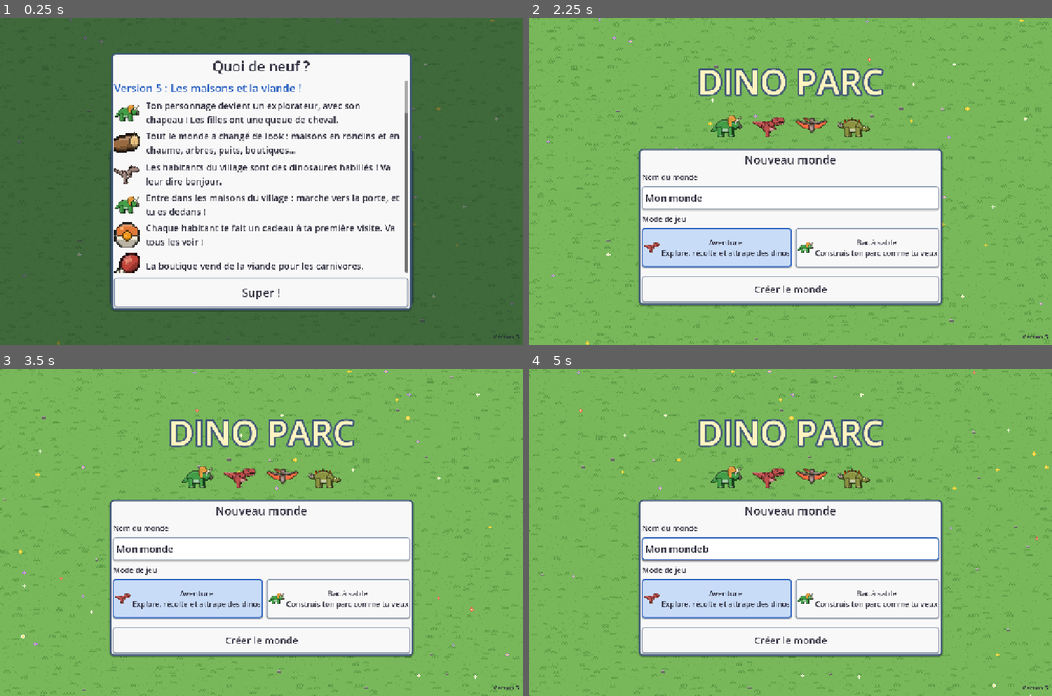
Above: before the commit, frames 1-4 (two rows, left to right).
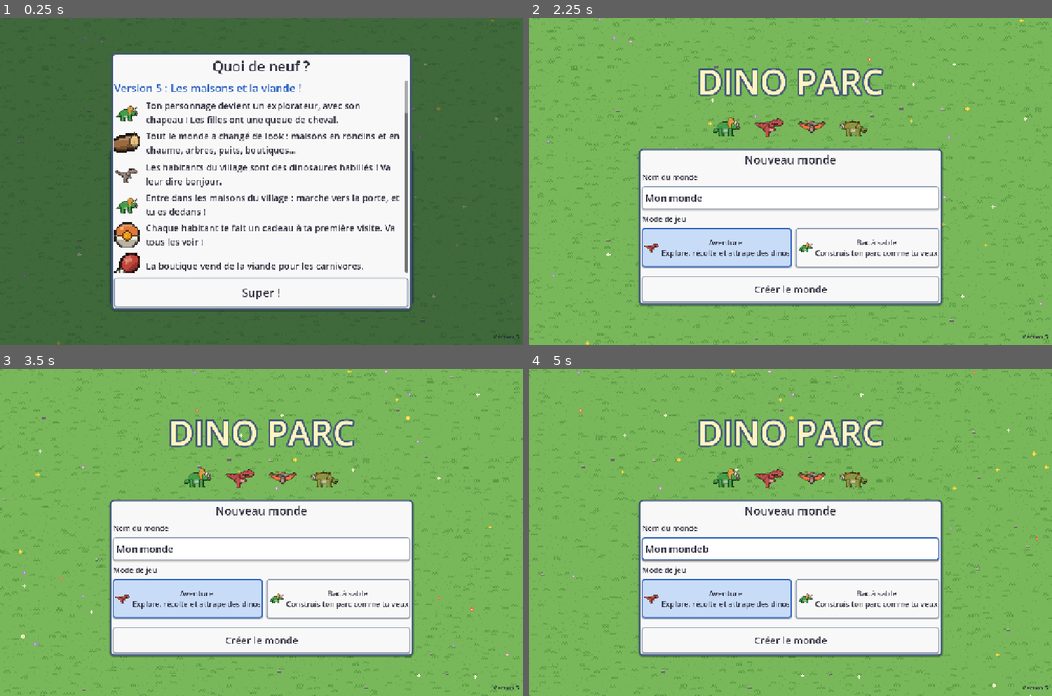
Above: after the commit, the same moments.

Repository: kevindjf/dino-parc
Game: Godot game, scene res://main.tscn
Same seed, same stepped clock (60 frames per second), same inputs: the game is played once before the commit and once after it.
Inputs (mouse positions are in pixels of both pictures, inside the frame that each line leads up to):
- Up to frame 1 (0.25 s): no input
- Up to frame 2 (2.25 s): click "Aventure Explore, récolte et …" at 0.5 s; click "Bac à sable Construis ton par…" at 1.25 s; click "Créer le monde" at 2 s
- Up to frame 3 (3.5 s): tap Enter at 2.75 s; move the mouse to (376, 516) at 2.77 s; hold Right from 2.78 s (still down); tap I at 2.85 s; click (376, 516) at 2.92 s; tap Space at 3.02, 3.32 s
- Up to frame 4 (5 s): release Right at 3.5 s; drag from (685, 548) to (764, 597) at 3.52 s; move the mouse to (842, 460) at 4.27 s; hold Right from 4.28 s (still down); tap B at 4.35 s

The runs differ from the first frame. In frame 1, 0.3% of the frame differs, in the area x 21-27%, y 26-60%; in frame 2, 0.7%; in frame 3, 0.7%; in frame 4, 0.7%, in the area x 22-66%, y 29-72%.

Commit message:
fix: leave room around dinosaur drawings so heads, tails and wings are never cut
Co-Authored-By: Claude Opus 5.5 (1M context) <noreply@anthropic.com>

Diff:
--- a/scripts/dino_hand.gd
+++ b/scripts/dino_hand.gd
@@ -21,7 +21,7 @@
 	"ankylosaurus": {"plan": "quad", "k": 0.9},
 	"trex": {"plan": "theropod", "k": 1.0},
 	"carnotaurus": {"plan": "theropod", "k": 0.78},
-	"dilophosaurus": {"plan": "theropod", "k": 0.62},
+	"dilophosaurus": {"plan": "theropod", "k": 0.62, "top": 4},
 	"yutyrannus": {"plan": "theropod", "k": 0.84},
 	"spinosaurus": {"plan": "theropod", "k": 1.08, "top": 14},
 	"velociraptor": {"plan": "small", "k": 1.0, "head": "raptor"},
@@ -29,7 +29,7 @@
 	"gallimimus": {"plan": "small", "k": 1.12, "head": "beak", "neck": 6, "top": 6},
 	"parasaurolophus": {"plan": "small", "k": 1.45, "head": "duck", "top": 5},
 	"diplodocus": {"plan": "sauropod", "k": 1.0},
-	"brachiosaurus": {"plan": "sauropod", "k": 1.0, "tall": true},
+	"brachiosaurus": {"plan": "sauropod", "k": 1.0, "tall": true, "top": 4},
 	"pteranodon": {"plan": "flyer", "k": 1.0, "crest": "long"},
 	"quetzalcoatlus": {"plan": "flyer", "k": 1.35, "crest": "short"},
 	"dimorphodon": {"plan": "flyer", "k": 0.72, "crest": "none"},
@@ -48,6 +48,9 @@
 	"mosasaur": {"side": Vector2i(90, 26), "anchor": Vector2(45, 13)},
 	"plesio": {"side": Vector2i(48, 32), "anchor": Vector2(22, 20)},
 }
+# Room left around every drawing (design units), so that a head going up while walking, a tail
+# or a wing tip is never cut by the edge of the picture.
+const MARGIN := 4
 const HORN := Color("f2e8cc")
 const BEAK := Color("6e6256")
 const EYE := Color("1e1612")
@@ -67,26 +70,26 @@
 	var info: Dictionary = SPECIES[id]
 	var plan: Dictionary = PLANS[info.plan]
 	var design: Vector2i = plan.side if direction == "side" else plan.front
-	return Vector2i(((Vector2(design) + Vector2(0, info.get("top", 0))) * info.k).ceil())
+	return Vector2i(((Vector2(design) + Vector2(MARGIN * 2, info.get("top", 0) + MARGIN)) * info.k).ceil())
 
 
 # Where the dinosaur stands (or the middle of its body for flyers and swimmers), in pixels.
 static func origin(id: String, direction: String) -> Vector2:
 	var info: Dictionary = SPECIES[id]
 	var plan: Dictionary = PLANS[info.plan]
-	var top: float = info.get("top", 0)
+	var shift := Vector2(MARGIN, info.get("top", 0) + MARGIN)
 	if plan.has("anchor"):
-		return (plan.anchor + Vector2(0, top)) * info.k
+		return (plan.anchor + shift) * info.k
 	if direction == "side":
-		return Vector2(plan.feet, plan.side.y + top) * info.k
-	return Vector2(plan.front.x / 2.0, plan.front.y + top) * info.k
+		return (Vector2(plan.feet, plan.side.y) + shift) * info.k
+	return (Vector2(plan.front.x / 2.0, plan.front.y) + shift) * info.k
 
 
 # pose: "walk" (frames 0 to 3), "roar" or "sleep". direction: "side", "down" or "up".
 static func draw(id: String, sp: Dictionary, direction: String, frame: int, pose := "walk") -> Image:
 	var info: Dictionary = SPECIES[id]
 	var plan: Dictionary = PLANS[info.plan]
-	var l := Layers.new(canvas(id, direction), info.k, Vector2(0, info.get("top", 0) * info.k))
+	var l := Layers.new(canvas(id, direction), info.k, Vector2(MARGIN, info.get("top", 0) + MARGIN) * info.k)
 	l.design = plan.side if direction == "side" else plan.front
 	var features: Array = sp.get("features", [])
 	var bob := -1 if frame % 2 == 1 else 0
